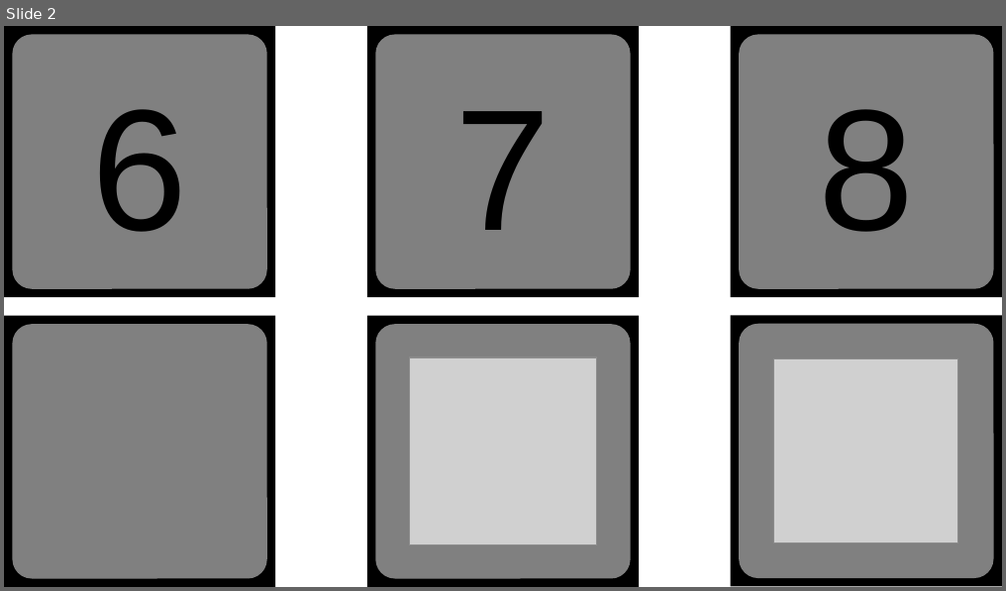
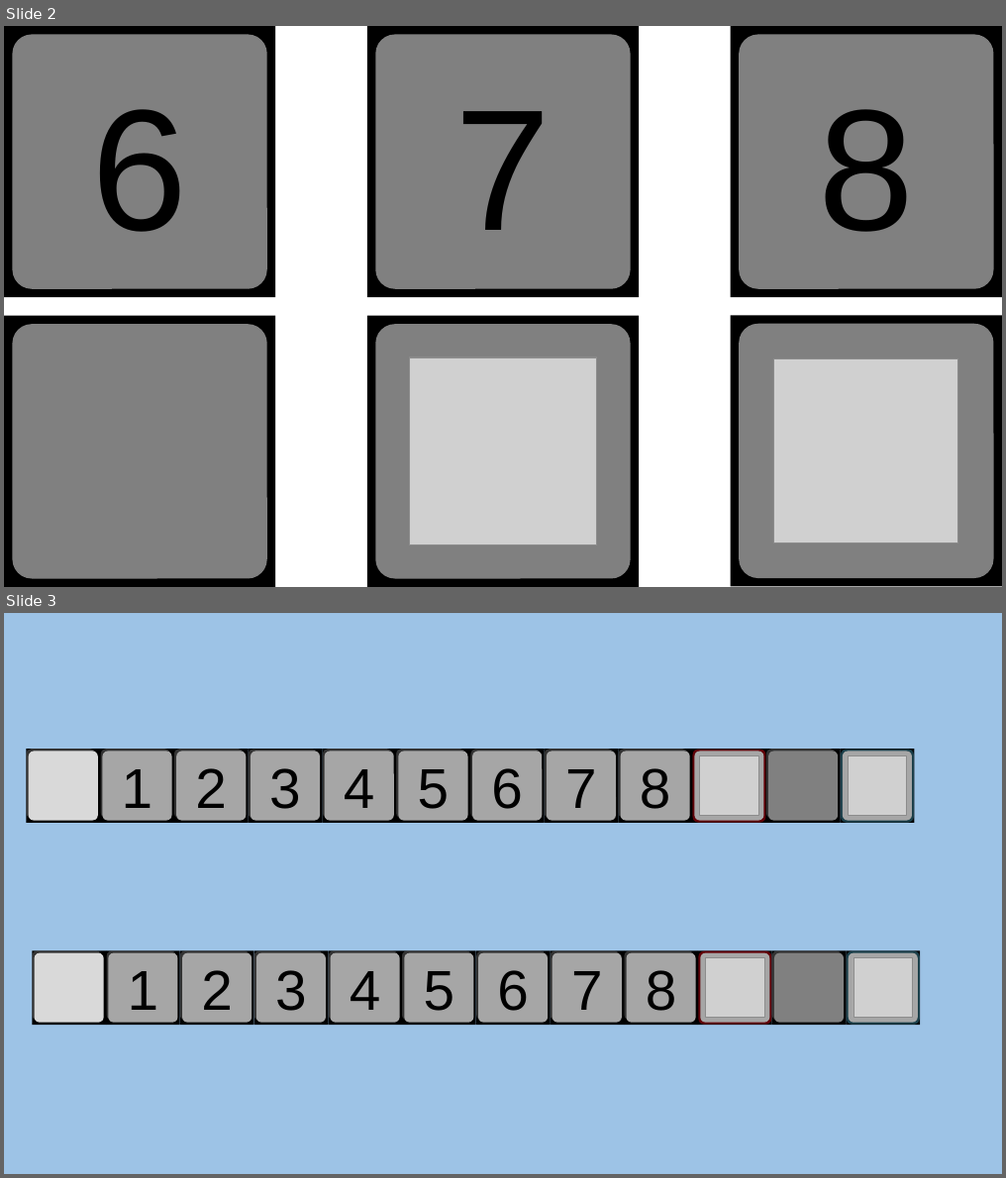
Before and after one commit to hviiet/SFML-Minesweeper, a slide deck: temp.pptm. Shown one above the other, each under a label of ours: slide 2 before the commit, slides 2 and 3 after it. The pictures are 1006x591 and 1006x1178 pixels, drawn with LibreOffice and Linux fonts; fonts in the diff are those of the drawing; grey boxes stand for pictures. Boxes give left, top, right and bottom in pixels: in the first picture for what was removed or moved away, otherwise in the second. Text is boxed around its words. In the diff, an @@ line names an element or a change of style, - is before the commit and + after.

```diff
--- a/temp.pptm
+++ b/temp.pptm
@@ slide 3 added at (4,613,1002,1174), background #9DC3E6 @@
@@ group added at (27,749,915,823): 24 rounded rectangles, 12 rectangles, 2 pictures @@
+3
+2
+1
+5
+4
+7
+8
+6
@@ group added at (32,951,921,1025): 24 rounded rectangles, 12 rectangles, 2 pictures @@
+3
+2
+1
+5
+4
+7
+8
+6
```
Also in this commit, not shown: 2 slides changed, 38 other files.
